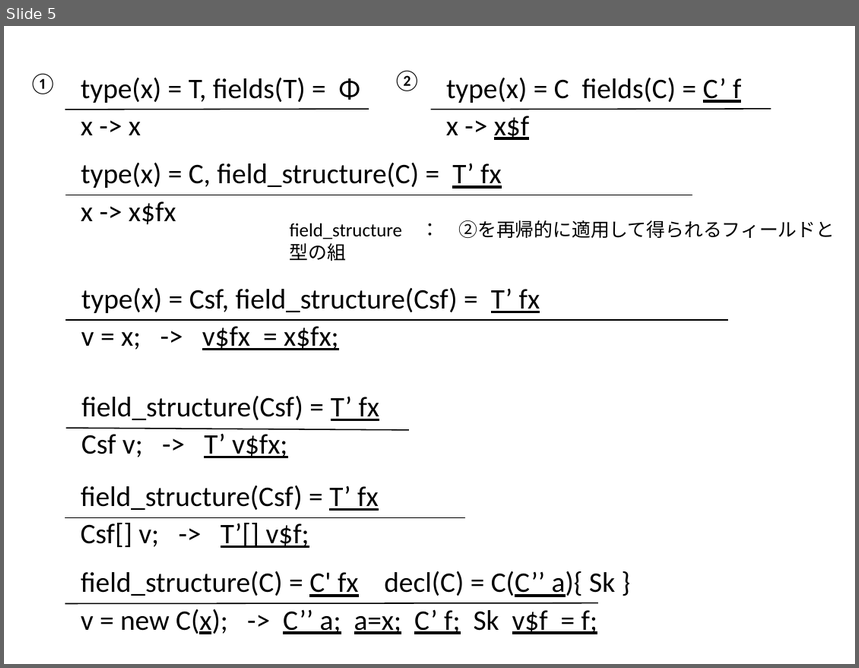
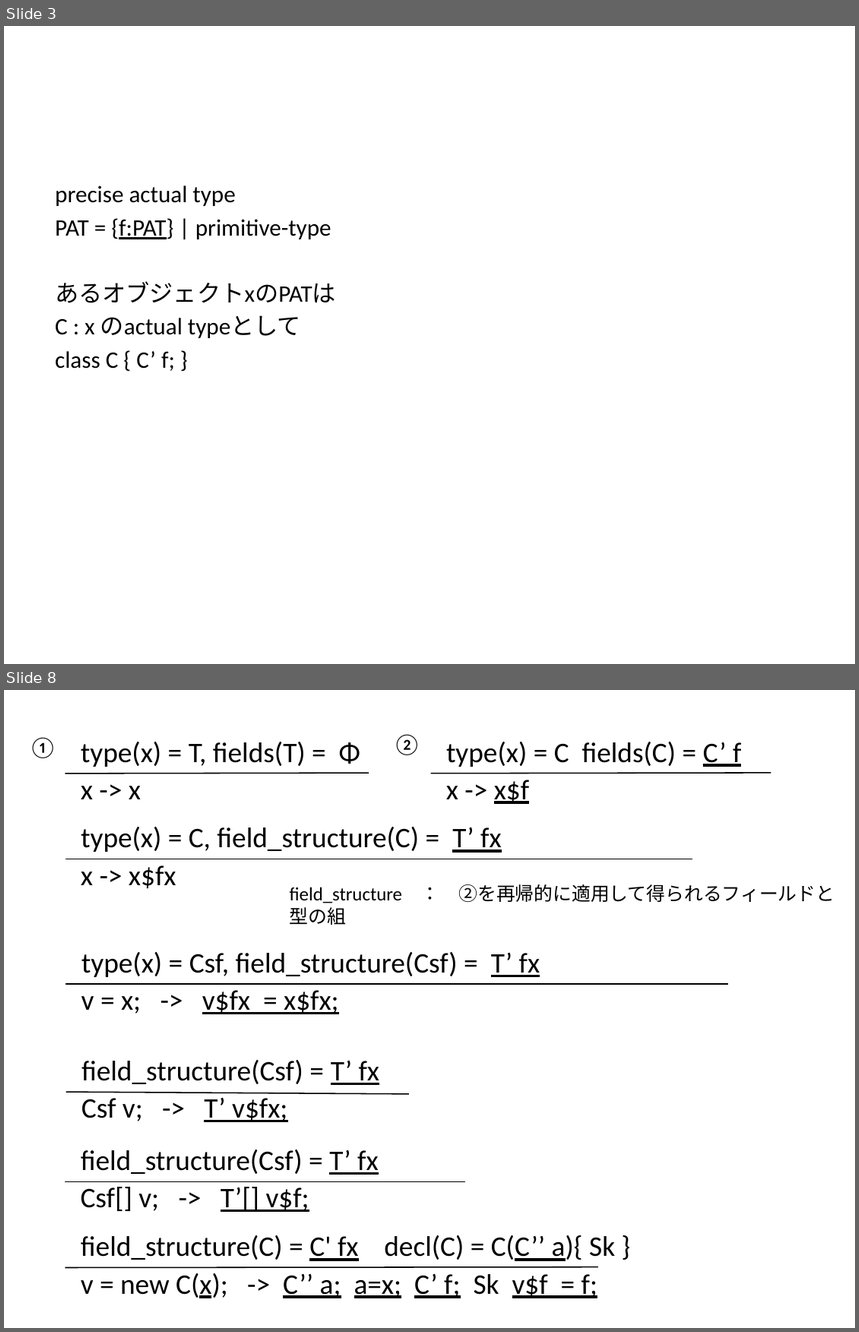
Before and after one commit to kikaineko/misc, a slide deck: study/draft/keisikika.pptx. Shown one above the other, each under a label of ours: slide 5 before the commit, slides 3 and 8 after it; the slides between them are not shown. The pictures are 859x668 and 859x1332 pixels, drawn with LibreOffice and Linux fonts; fonts in the diff are those of the drawing. Boxes give left, top, right and bottom in pixels: in the first picture for what was removed or moved away, otherwise in the second. Text is boxed around its words. In the diff, an @@ line names an element or a change of style, - is before the commit and + after.

```diff
--- a/study/draft/keisikika.pptx
+++ b/study/draft/keisikika.pptx
@@ slide 3 added at bbox=[4, 26, 855, 664], background #FFFFFF @@
@@ text added at bbox=[55, 186, 336, 371], 20 pt, text #000000 @@
+precise actual type
+PAT = {f:PAT} | primitive-type
+あるオブジェクトxのPATは
+C : x のactual typeとして
+class C { C’ f; }
@@ what was slide 5 is now slide 8 @@
```
Also in this commit, not shown: 3 slides changed, 2 other slides added.
